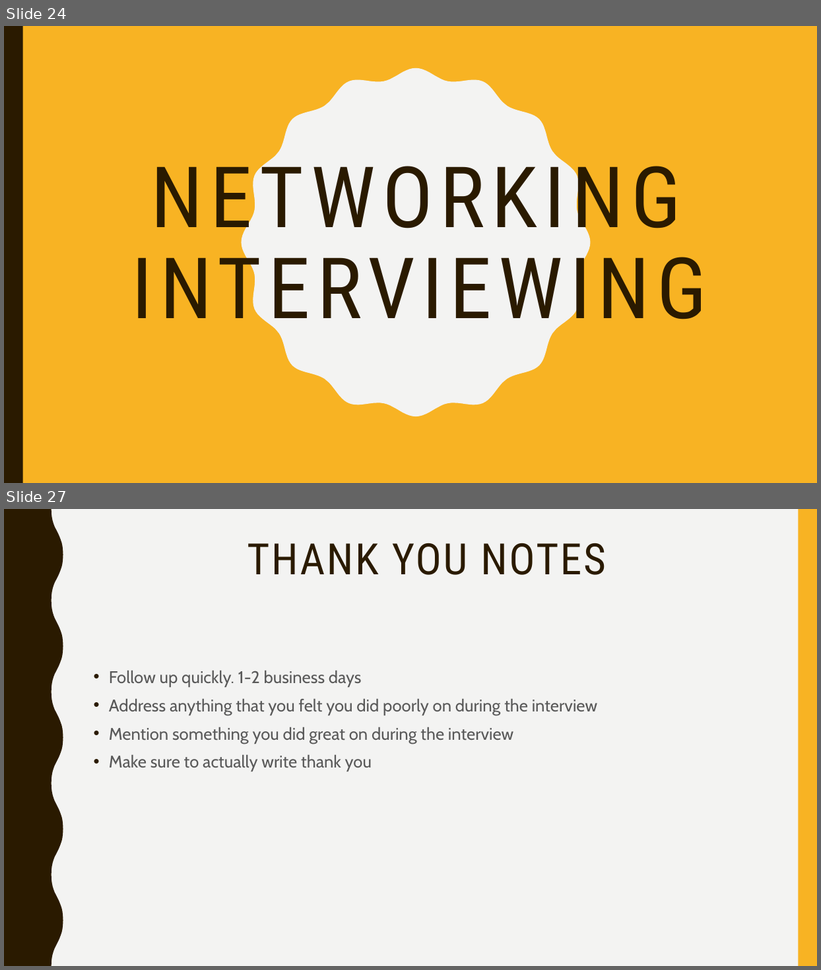
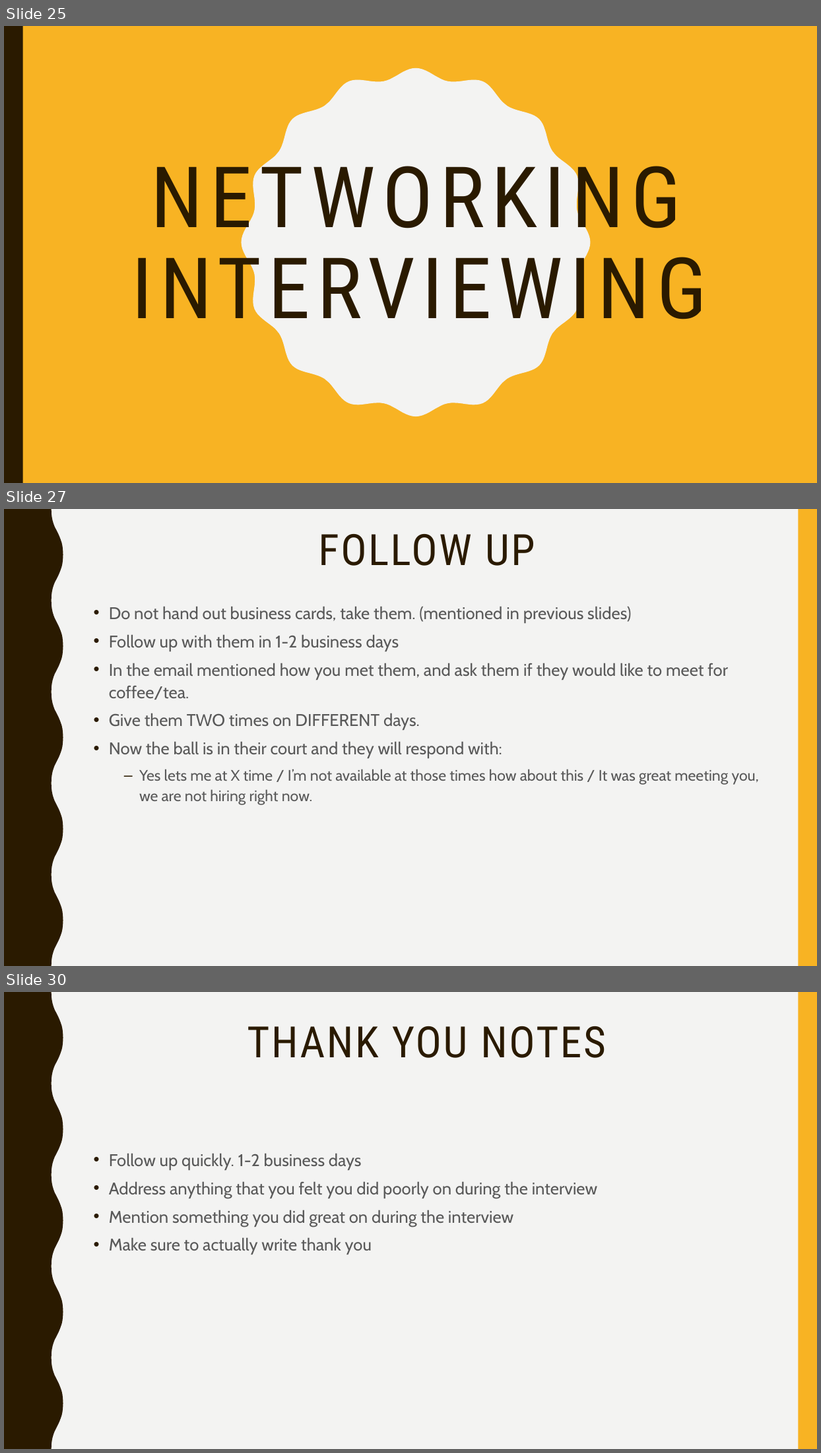
Before and after one commit to lakshmi-intechcode/jng_instr_folder, a slide deck: Job_Stuff/Jng_Job_Prezzie.pptx. Shown one above the other, each under a label of ours: slides 24 and 27 before the commit, slides 25, 27 and 30 after it; the slides between them are not shown. The pictures are 821x970 and 821x1453 pixels, drawn with LibreOffice and Linux fonts; fonts in the diff are those of the drawing. Boxes give left, top, right and bottom in pixels: in the first picture for what was removed or moved away, otherwise in the second. Text is boxed around its words. In the diff, an @@ line names an element or a change of style, - is before the commit and + after.

```diff
--- a/Job_Stuff/Jng_Job_Prezzie.pptx
+++ b/Job_Stuff/Jng_Job_Prezzie.pptx
@@ slide 27 added at box(4, 509, 817, 966), background #F3F3F2; not listed: 2 template elements that a slide beside it also shows @@
@@ title added at box(318, 534, 535, 566), 51 pt, text #2A1A00 @@
+FOLLOW UP
@@ text added at box(109, 606, 759, 805), 20 pt, text #595959 @@
+• Do not hand out business cards, take them. (mentioned in previous slides)
+• Follow up with them in 1-2 business days
+• In the email mentioned how you met them, and ask them if they would like to meet for coffee/tea.
+• Give them TWO times on DIFFERENT days.
+• Now the ball is in their court and they will respond with:
+  – Yes lets me at X time / I’m not available at those times how about this / It was great meeting you, we are not hiring right now.
@@ what was slide 24 is now slide 25 @@
@@ what was slide 27 is now slide 30 @@
```
Also in this commit, not shown: 6 slides changed, 4 other slides added.
